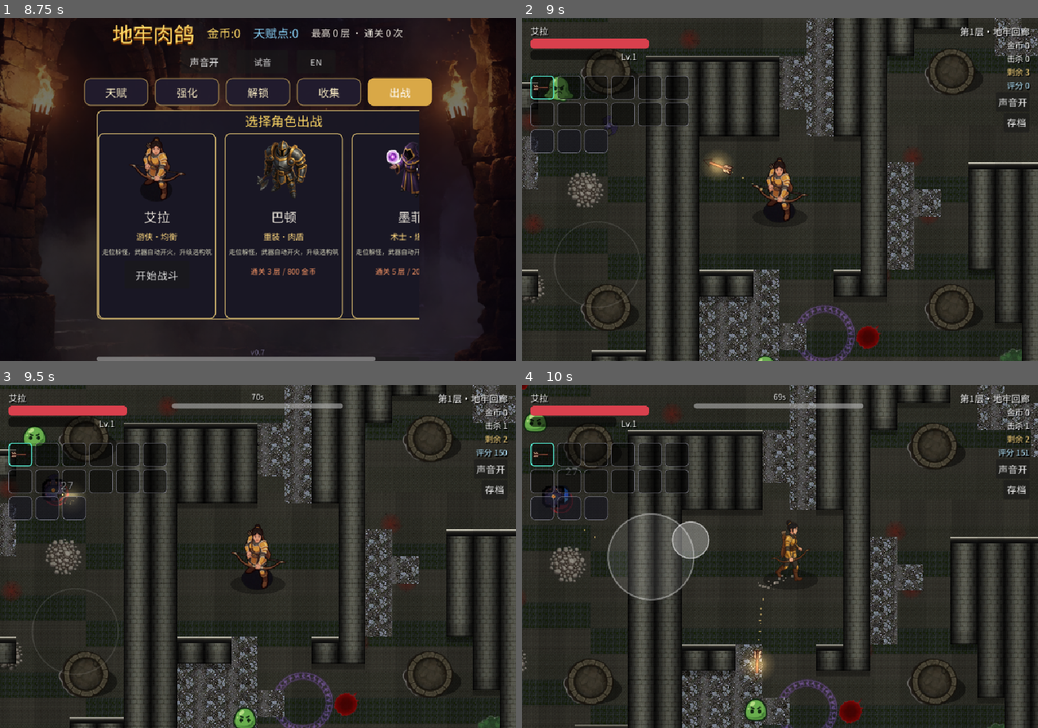
Above: before the commit, frames 1-4 (two rows, left to right).
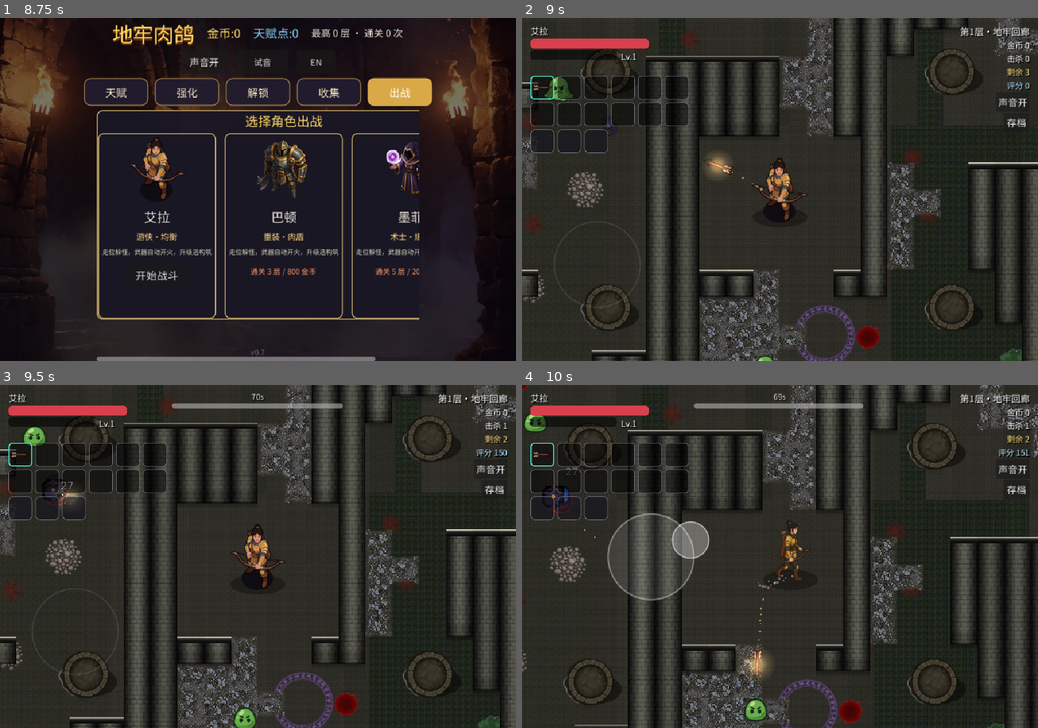
Above: after the commit, the same moments.

Repository: owlco001/dungeon-rogue-godot
Game: Godot game, scene res://scenes/lobby.tscn
Same seed, same stepped clock (60 frames per second), same inputs: the game is played once before the commit and once after it.
Inputs (mouse positions are in pixels of both pictures, inside the frame that each line leads up to):
- Up to frame 1 (8.75 s): click "声音开" at 0.5 s; click "声音关" at 1.25 s; click "试音" at 2 s; click "EN" at 2.75 s; click "Test" at 3.5 s; click "中文" at 4.25 s; click "天赋" at 5 s; click "强化" at 5.75 s; click "解锁" at 6.5 s; click "收集" at 7.25 s; click "出战" at 8 s
- Up to frame 2 (9 s): click "开始战斗" at 8.75 s
- Up to frame 3 (9.5 s): no input
- Up to frame 4 (10 s): drag from (651, 556) to (831, 481) at 9.52 s

Frame 1 is identical in both runs. In frame 2, 5.9% of the frame differs, in the area x 0-100%, y 0-100%; in frame 3, 5.8%; in frame 4, 5.7%.

Commit message:
v0.8.15: 地形打磨（边缘10px柔化+每格旋转镜像去重复），墙体投影柔边+砖纹镜像，地板变体70/20/10加权+抖动收窄去杂乱，字体子集1182字

Diff:
--- a/scripts/arena.gd
+++ b/scripts/arena.gd
@@ -126,20 +126,29 @@
 				var h := hash("%s:%d:%d" % [theme, x, y])
 				var shade := 0.88 + float(absi(h) % 100) / 100.0 * 0.20
 				# 主体：side 砖纹（wall 贴图是横向光带条纹，只能当顶盖用）
-				draw_texture_rect(side, rect, false, Color(shade, shade, shade))
+				# v0.8.15 去重复：按 hash 水平镜像，打破竖条纹周期感
+				if (absi(h >> 7) % 2) == 0:
+					draw_set_transform(rect.position + Vector2(cell, 0.0), 0.0, Vector2(-1, 1))
+					draw_texture_rect(side, Rect2(Vector2.ZERO, Vector2(cell, cell)), false,
+						Color(shade, shade, shade))
+					draw_set_transform(Vector2.ZERO, 0.0, Vector2.ONE)
+				else:
+					draw_texture_rect(side, rect, false, Color(shade, shade, shade))
 				if not _is_wall(x, y - 1):
 					# 北侧顶盖：wall 光带压进顶部 12px 成受光斜面 + 高光线
 					draw_texture_rect(wall_tex, Rect2(rect.position, Vector2(cell, 12.0)),
 						false, Color(shade, shade, shade))
 					draw_rect(Rect2(rect.position, Vector2(cell, 2.0)), Color(1, 1, 1, 0.25))
 				if not _is_wall(x, y + 1):
-					# 南侧立面：下半压暗 + 底边线 + 地面投影
+					# 南侧立面：下半压暗 + 底边线 + 地面投影（v0.8.15 投影改 4 级柔边渐隐）
 					draw_rect(Rect2(rect.position + Vector2(0, cell * 0.55),
 						Vector2(cell, cell * 0.45)), Color(0, 0, 0, 0.18))
 					draw_rect(Rect2(rect.position + Vector2(0, cell - 3.0), Vector2(cell, 3.0)),
 						Color(0, 0, 0, 0.45))
-					draw_rect(Rect2(rect.position + Vector2(0, cell), Vector2(cell, 10.0)),
-						Color(0, 0, 0, 0.28))
+					for i in range(4):
+						var sa := 0.28 * (1.0 - float(i) / 4.0)
+						draw_rect(Rect2(rect.position + Vector2(0, cell + float(i) * 2.5),
+							Vector2(cell, 2.5)), Color(0, 0, 0, sa))
 
 
 var _room_wall_shapes: Array = []
@@ -200,6 +209,8 @@
 	for dn in DECAL_NAMES:
 		_decal_texs.append(load("res://assets/tiles/decals/decal_%s.png" % dn) as Texture2D)
 	# 每砖变体 + 亮度抖动（确定性 hash）
+	# v0.8.15 去杂乱：变体按 70/20/10 加权（a 干净打底、c 苔藓只做点缀），取高位避免整行同变体的带状；
+	# 亮度抖动 0.90~1.08 收窄为 0.95~1.03
 	var nx := int(W / TILE) + 1
 	var ny := int(H / TILE) + 1
 	_floor_pick.resize(nx * ny)
@@ -207,8 +218,9 @@
 	for ix in range(nx):
 		for iy in range(ny):
 			var h := hash("%s:%d:%d" % [t, ix, iy])
-			_floor_pick[ix * ny + iy] = int(abs(h) % 3)
-			_floor_shade[ix * ny + iy] = 0.90 + float(abs(h) % 100) / 100.0 * 0.18
+			var r := int(absi(h >> 9) % 10)
+			_floor_pick[ix * ny + iy] = 0 if r < 7 else (1 if r < 9 else 2)
+			_floor_shade[ix * ny + iy] = 0.95 + float(absi(h >> 3) % 100) / 100.0 * 0.08
 	# hazard 散点：远离墙边（200px）和火把位置
 	_torch_wall_spots.clear()
 	for x in [200.0, 600.0, 1000.0, 1400.0]:
--- a/scripts/terrain_layer.gd
+++ b/scripts/terrain_layer.gd
@@ -9,6 +9,7 @@
 
 const CELL := 50.0
 const TEX_SPAN := 120.0  # 贴图覆盖 2.4 格的世界跨度（UV 按世界坐标取样，跨格无缝）
+const FADE_W := 10.0  # v0.8.15：地形/地板交界柔化宽度（px）
 var _textures := {}
 
 
@@ -69,39 +70,97 @@
 
 
 func _draw() -> void:
+	# 跨 patch 的全地形格集合，用于边界检测
+	var all_cells := {}
+	for patch in patches:
+		for cell_v in patch.get("cells", []):
+			all_cells[cell_v] = true
 	for patch in patches:
 		var kind := String(patch.get("id", "rubble"))
 		var cols: Array = COLORS.get(kind, COLORS["rubble"])
 		var fill: Color = cols[0]
 		var edge: Color = cols[1]
 		var accent: Color = cols[2]
+		var tex_a := 0.96
 		if kind == "lava" or kind == "rift":
 			var pulse := 0.5 + 0.5 * sin(_time * 2.6)
 			fill.a *= 0.88 + 0.20 * pulse
 			accent.a *= 0.70 + 0.30 * pulse
+			tex_a *= 0.90 + 0.10 * sin(_time * 2.6)
+		var tex: Texture2D = _textures.get(kind, null)
 		for cell_v in patch.get("cells", []):
 			var cell: Vector2i = cell_v
+			var key := "%d:%d:%s" % [cell.x, cell.y, kind]
+			# 四边边界检测：邻格无地形则该边需要柔化
+			var bN := not all_cells.has(cell + Vector2i(0, -1))
+			var bS := not all_cells.has(cell + Vector2i(0, 1))
+			var bW := not all_cells.has(cell + Vector2i(-1, 0))
+			var bE := not all_cells.has(cell + Vector2i(1, 0))
+			# v0.8.12 方形格；v0.8.15 边界边内收 FADE_W，交界处画渐隐条带
+			var x0 := float(cell.x) * CELL + (FADE_W if bW else 0.0)
+			var y0 := float(cell.y) * CELL + (FADE_W if bN else 0.0)
+			var x1 := float(cell.x + 1) * CELL - (FADE_W if bE else 0.0)
+			var y1 := float(cell.y + 1) * CELL - (FADE_W if bS else 0.0)
+			var rect := Rect2(x0, y0, x1 - x0, y1 - y0)
+			draw_rect(rect, fill)
+			# Agnes 贴图层：v0.8.15 每格按 hash 旋转/镜像 UV，打破贴图周期重复感
+			if tex != null:
+				var rot := absi(hash(key + ":rot")) % 4
+				var mir := (absi(hash(key + ":mir")) % 2) == 0
+				_tex_quad(tex, tex_a, rect, rot, mir)
+			# 边界柔化条带（底色 + 贴图双层渐隐）
+			var bx := float(cell.x) * CELL
+			var by := float(cell.y) * CELL
+			if bN:
+				_fade_quad(tex, fill, tex_a,
+					Vector2(bx, by + FADE_W), Vector2(bx + CELL, by + FADE_W),
+					Vector2(bx, by), Vector2(bx + CELL, by))
+			if bS:
+				_fade_quad(tex, fill, tex_a,
+					Vector2(bx + CELL, by + CELL - FADE_W), Vector2(bx, by + CELL - FADE_W),
+					Vector2(bx + CELL, by + CELL), Vector2(bx, by + CELL))
+			if bW:
+				_fade_quad(tex, fill, tex_a,
+					Vector2(bx + FADE_W, by + CELL), Vector2(bx + FADE_W, by),
+					Vector2(bx, by + CELL), Vector2(bx, by))
+			if bE:
+				_fade_quad(tex, fill, tex_a,
+					Vector2(bx + CELL - FADE_W, by), Vector2(bx + CELL - FADE_W, by + CELL),
+					Vector2(bx + CELL, by), Vector2(bx + CELL, by + CELL))
 			var center := Vector2((float(cell.x) + 0.5) * CELL, (float(cell.y) + 0.5) * CELL)
-			# v0.8.12：用户指定用方形格（不再用圆形色块），相邻格边对边铺满成整片
-			var half := CELL * 0.5
-			var rect := Rect2(center - Vector2(half, half), Vector2(CELL, CELL))
-			draw_rect(rect, fill)
-			# Agnes 贴图层：UV 按世界坐标取样，相邻格图案连续（方形格无描边，自然连成整片）
-			var tex: Texture2D = _textures.get(kind, null)
-			if tex != null:
-				var a := 0.96
-				if kind == "lava" or kind == "rift":
-					a *= 0.90 + 0.10 * sin(_time * 2.6)
-				var corners := PackedVector2Array([rect.position,
-					rect.position + Vector2(CELL, 0), rect.end,
-					rect.position + Vector2(0, CELL)])
-				var pcols := PackedColorArray()
-				var uvs := PackedVector2Array()
-				for p in corners:
-					pcols.append(Color(1, 1, 1, a))
-					uvs.append(p / TEX_SPAN)
-				draw_polygon(corners, pcols, uvs, tex)
 			_draw_details(kind, center, cell, edge, accent)
+
+
+## 贴图四边形：UV 按世界坐标取样；rot 旋转 90°×rot，mir 水平镜像（去重复）
+func _tex_quad(tex: Texture2D, a: float, rect: Rect2, rot: int, mir: bool) -> void:
+	var p := PackedVector2Array([rect.position,
+		rect.position + Vector2(rect.size.x, 0.0), rect.end,
+		rect.position + Vector2(0.0, rect.size.y)])
+	var cols := PackedColorArray([Color(1, 1, 1, a), Color(1, 1, 1, a),
+		Color(1, 1, 1, a), Color(1, 1, 1, a)])
+	var buv := [p[0] / TEX_SPAN, p[1] / TEX_SPAN, p[2] / TEX_SPAN, p[3] / TEX_SPAN]
+	var uvs := PackedVector2Array()
+	for i in range(4):
+		uvs.append(buv[(i + rot) % 4])
+	if mir:
+		uvs = PackedVector2Array([uvs[1], uvs[0], uvs[3], uvs[2]])
+	draw_polygon(p, cols, uvs, tex)
+
+
+## 边界柔化条带：p_i0/p_i1 内侧（alpha 满）→ p_o0/p_o1 外侧（alpha 0）；底色与贴图各一层
+func _fade_quad(tex: Texture2D, fill: Color, a: float,
+		p_i0: Vector2, p_i1: Vector2, p_o0: Vector2, p_o1: Vector2) -> void:
+	var pts := PackedVector2Array([p_i0, p_i1, p_o1, p_o0])
+	var fcols := PackedColorArray([
+		Color(fill.r, fill.g, fill.b, fill.a), Color(fill.r, fill.g, fill.b, fill.a),
+		Color(fill.r, fill.g, fill.b, 0.0), Color(fill.r, fill.g, fill.b, 0.0)])
+	draw_polygon(pts, fcols)
+	if tex == null:
+		return
+	var tcols := PackedColorArray([Color(1, 1, 1, a), Color(1, 1, 1, a),
+		Color(1, 1, 1, 0.0), Color(1, 1, 1, 0.0)])
+	var uvs := PackedVector2Array([p_i0 / TEX_SPAN, p_i1 / TEX_SPAN, p_o1 / TEX_SPAN, p_o0 / TEX_SPAN])
+	draw_polygon(pts, tcols, uvs, tex)
 
 
 func _draw_details(kind: String, center: Vector2, cell: Vector2i, edge: Color, accent: Color) -> void:
Binary file changed: assets/fonts/hud-subset.ttf
